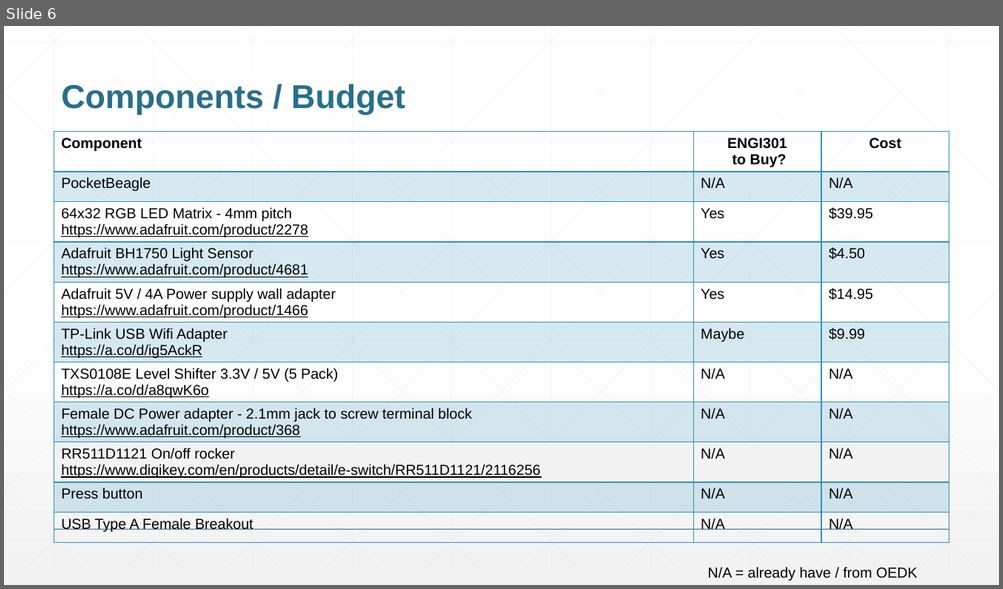
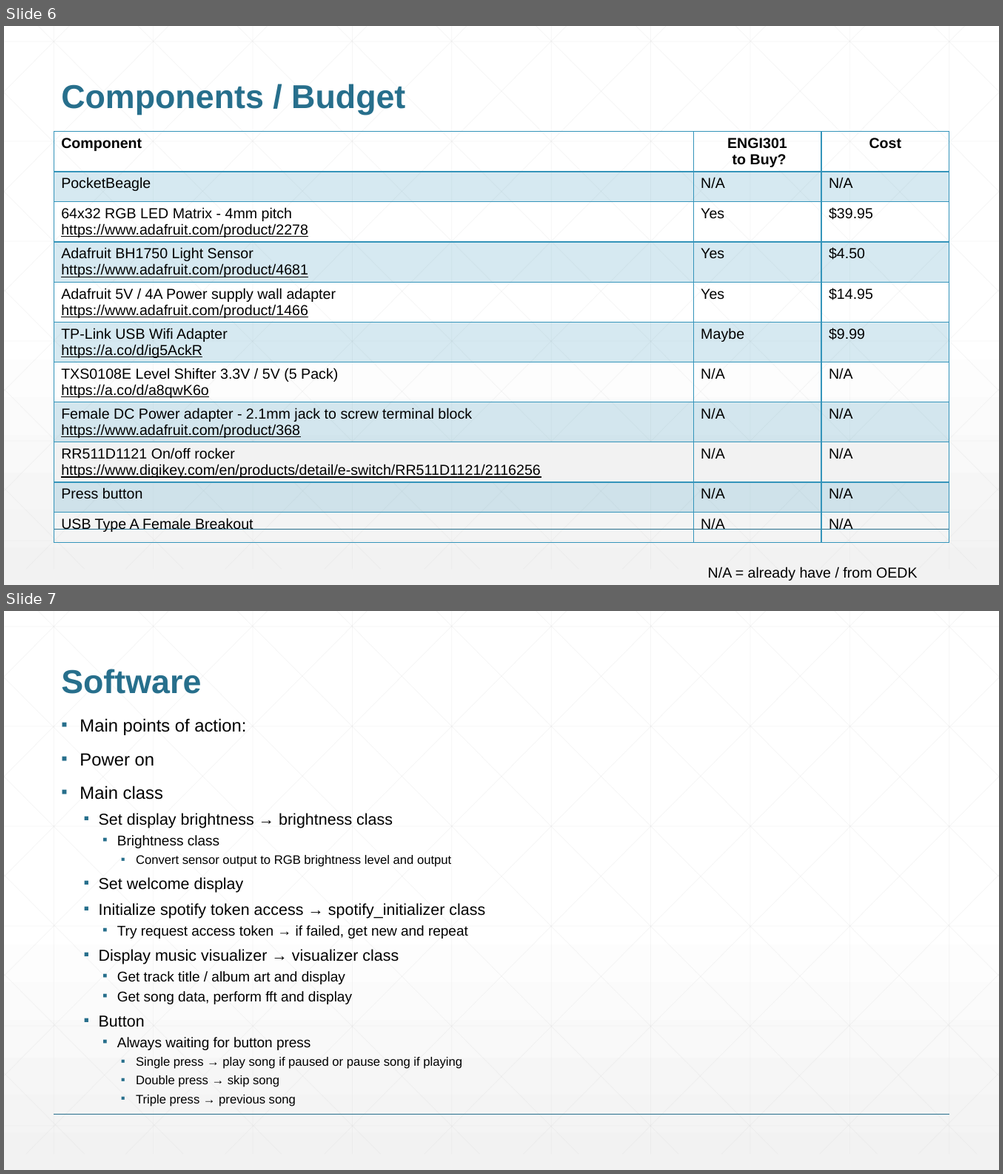
Before and after one commit to cze1rice/ENGI301, a slide deck: project_01/docs/Erber_ENGI301_project_01_proposal.pptx. Shown one above the other, each under a label of ours: slide 6 before the commit, slides 6 and 7 after it. The pictures are 1003x589 and 1003x1174 pixels, drawn with LibreOffice and Linux fonts; fonts in the diff are those of the drawing. Boxes give left, top, right and bottom in pixels: in the first picture for what was removed or moved away, otherwise in the second. Text is boxed around its words. In the diff, an @@ line names an element or a change of style, - is before the commit and + after.

Commit message:
Update Erber_ENGI301_project_01_proposal.pptx
Updated proposal with software flow diagram

```diff
--- a/project_01/docs/Erber_ENGI301_project_01_proposal.pptx
+++ b/project_01/docs/Erber_ENGI301_project_01_proposal.pptx
@@ slide 7 added at box(4, 611, 999, 1170), background gradient #FFFFFF to #F2F2F2; not listed: 47 template elements that a slide beside it also shows @@
@@ title added at box(61, 669, 201, 694), 32 pt, text #276F8B, bold @@
+Software
@@ text added at box(79, 718, 485, 1107), 13.6 pt, text #000000 @@
+▪ Main points of action:
+▪ Power on
+▪ Main class
+  ▪ Set display brightness → brightness class
+    ▪ Brightness class
+      ▪ Convert sensor output to RGB brightness level and output
+  ▪ Set welcome display
+  ▪ Initialize spotify token access → spotify_initializer class
+    ▪ Try request access token → if failed, get new and repeat
+  ▪ Display music visualizer → visualizer class
+    ▪ Get track title / album art and display
+    ▪ Get song data, perform fft and display
+  ▪ Button
+    ▪ Always waiting for button press
+      ▪ Single press → play song if paused or pause song if playing
+      ▪ Double press → skip song
+      ▪ Triple press → previous song
```
Also in this commit, not shown: 1 other slide added.
